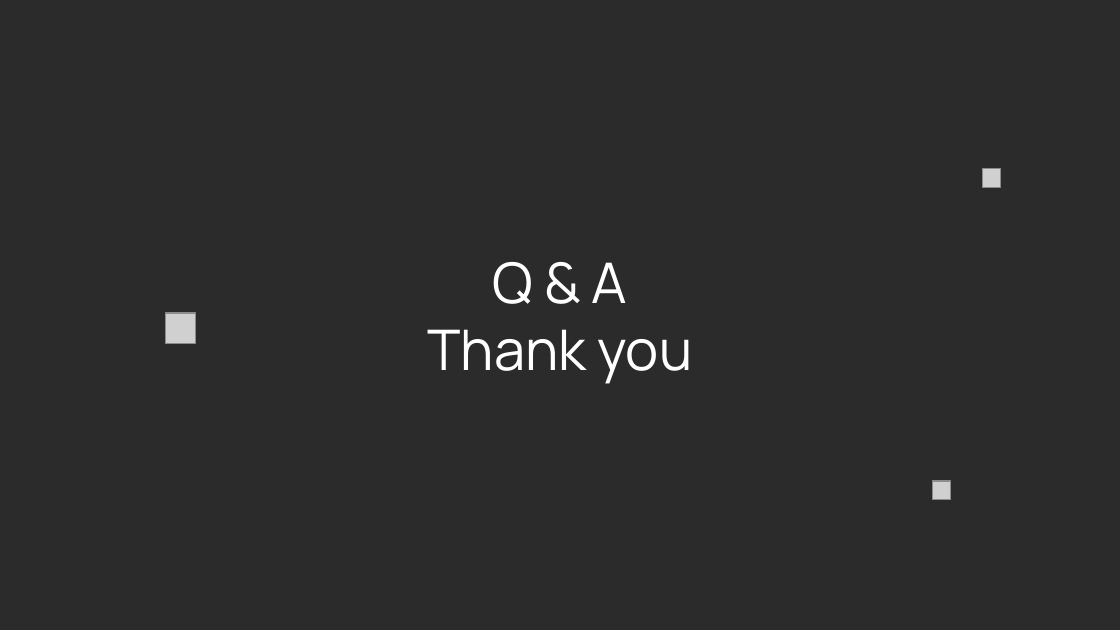
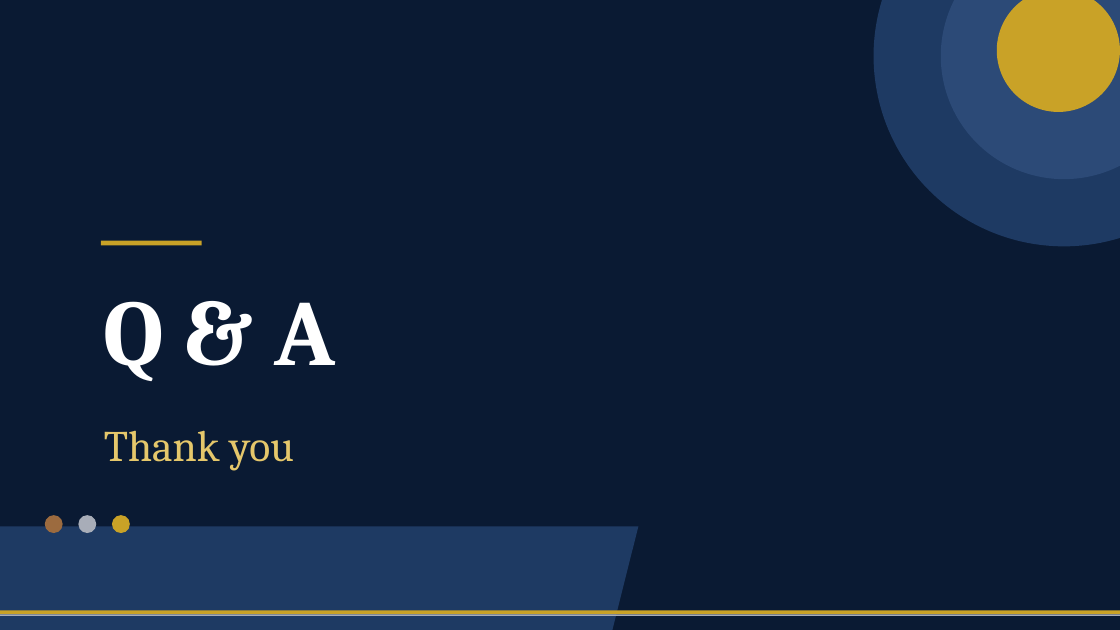
Before and after one commit to limkiankok88/Heart_disease_detection, a slide deck: slide 16 of 1. Document/1. Capstone - CTO.pptx. Drawn at 1120x630 pixels with LibreOffice and Linux fonts; fonts in the diff are those of the drawing; grey boxes stand for pictures; background and template pictures are left out; a plain dark background stands for a picture behind light text. Boxes give left, top, right and bottom in pixels: in the first picture for what was removed or moved away, otherwise in the second. Text is boxed around its words. In the diff, an @@ line names an element or a change of style, - is before the commit and + after.

```diff
--- a/1. Document/1. Capstone - CTO.pptx
+++ b/1. Document/1. Capstone - CTO.pptx
@@ background picture (left out) to #FFFFFF @@
@@ rectangle added at (0, 0, 1120, 629), fill #0A1A33 @@
@@ ellipse added at (874, 0, 1120, 246), fill #1E3A63 @@
@@ ellipse added at (941, 0, 1120, 179), fill #2C4A77 @@
@@ ellipse added at (997, 0, 1120, 112), fill #C9A227 @@
@@ picture removed at (982, 168, 1001, 187) @@
@@ text "Q & A" at (104, 301, 335, 381): vertical alignment middle to top @@
@@ rectangle added at (101, 241, 202, 245), fill #C9A227 @@
@@ text at (104, 301, 335, 381): text changed; size 36 to 60 pt; font Manrope to Cambria; bold on @@
-Q & A
-Thank you
+Q & A
@@ picture removed at (166, 314, 196, 344) @@
@@ text added at (104, 430, 294, 471), 28 pt, text #E5C76B @@
+Thank you
@@ picture removed at (932, 482, 951, 501) @@
@@ parallelogram added at (0, 526, 638, 630), fill #1E3A63 @@
@@ ellipse added at (45, 515, 63, 533), fill #9C6B3F @@
@@ ellipse added at (78, 515, 96, 533), fill #A8ADB8 @@
@@ ellipse added at (112, 515, 130, 533), fill #C9A227 @@
@@ rectangle added at (0, 610, 1120, 614), fill #C9A227 @@
@@ rectangle added at (0, 614, 1120, 615), fill #A8ADB8 @@
```
Also in this commit, not shown: 15 other slides changed.
